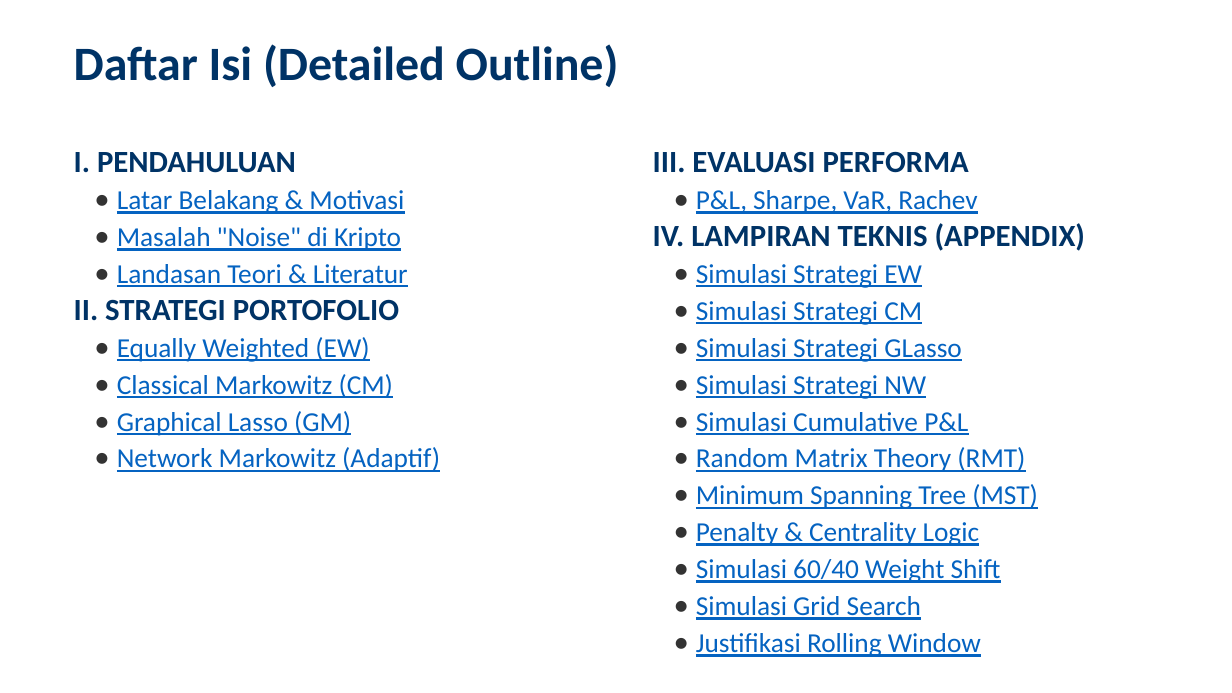
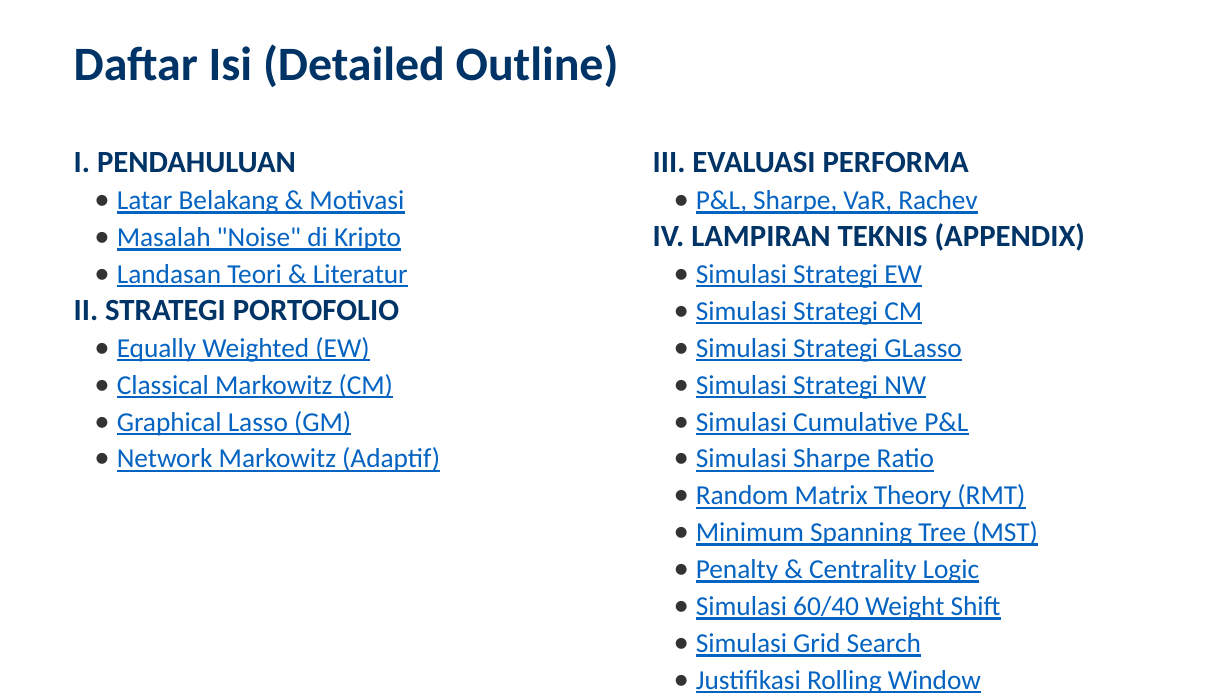
Before and after one commit to ragilrojo/RepoThesis, a slide deck: slide 2 of Presentasi_Proposal_Update.pptx. Drawn at 1232x693 pixels with LibreOffice and Linux fonts; fonts in the diff are those of the drawing. Boxes give left, top, right and bottom in pixels: in the first picture for what was removed or moved away, otherwise in the second. Text is boxed around its words. In the diff, an @@ line names an element or a change of style, - is before the commit and + after.

Commit message:
feat: add Sharpe Ratio simulation slide and update TOC

```diff
--- a/Presentasi_Proposal_Update.pptx
+++ b/Presentasi_Proposal_Update.pptx
@@ text at (696, 448, 934, 472): paragraph added @@
+• Simulasi Sharpe Ratio
```
Also in this commit, not shown: 1 slide added, 1 other file.
